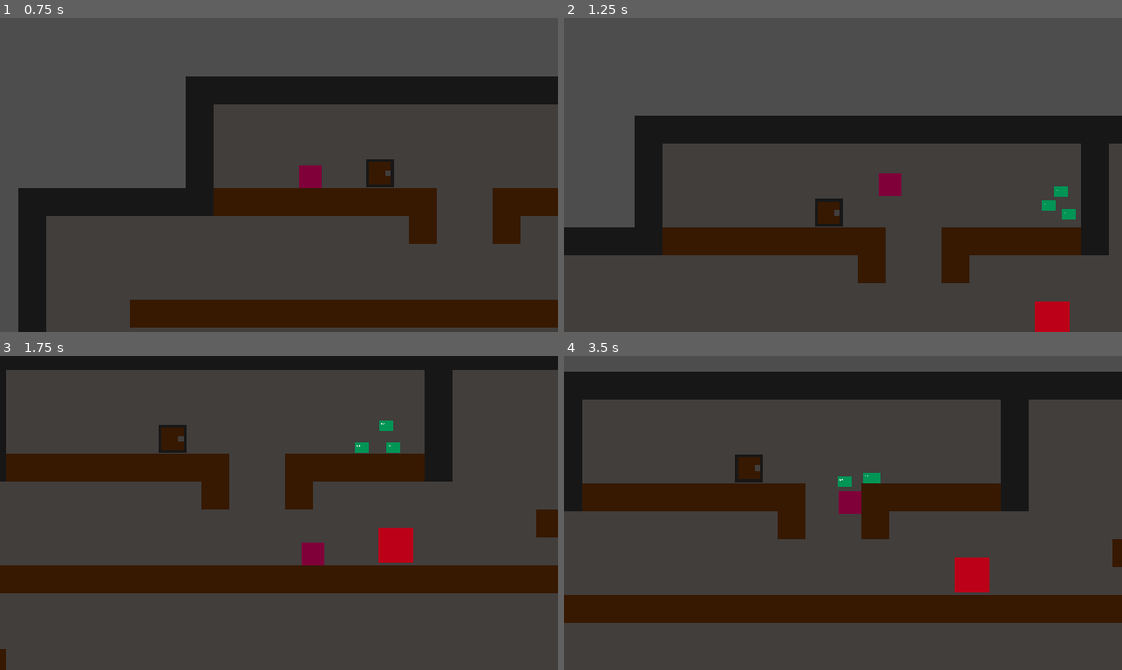
Above: before the commit, frames 1-4 (two rows, left to right).
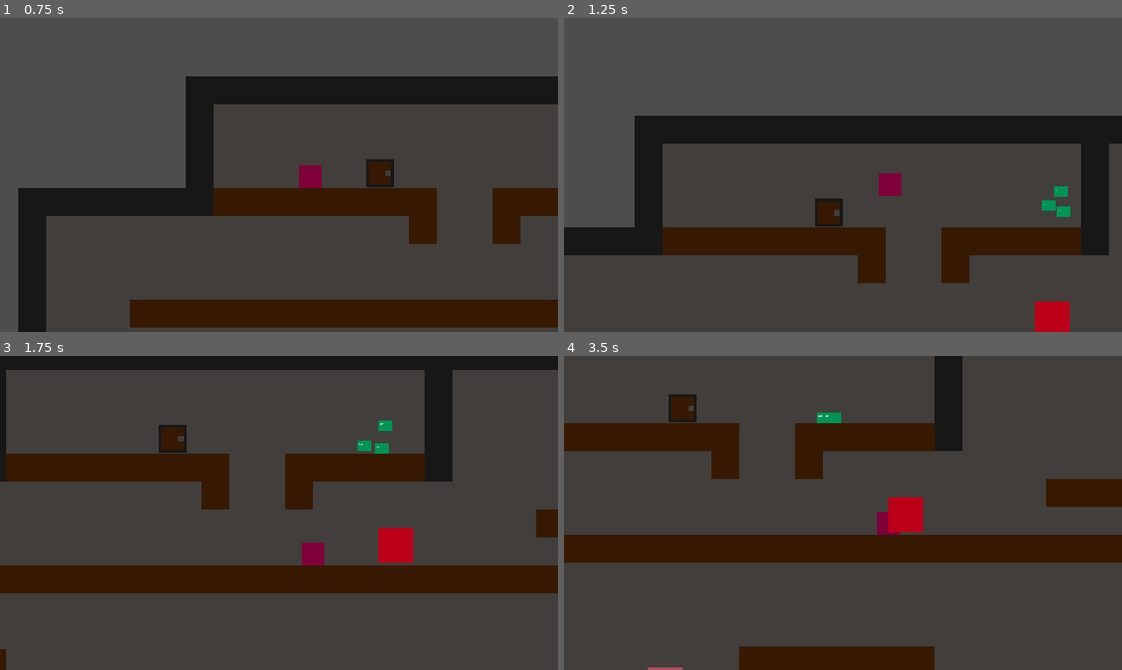
Above: after the commit, the same moments.

Repository: violetstone17/mr.-crowley
Game: Godot game, scene res://scenes/dungeon_layer.tscn
Same seed, same stepped clock (60 frames per second), same inputs: the game is played once before the commit and once after it.
Inputs (mouse positions are in pixels of both pictures, inside the frame that each line leads up to):
- Up to frame 1 (0.75 s): move the mouse to (401, 159) at 0.52 s; hold D (moveRight) from 0.53 s (still down); click (401, 159) at 0.6 s
- Up to frame 2 (1.25 s): keep holding D (moveRight); tap Space (jump) at 0.77 s
- Up to frame 3 (1.75 s): keep holding D (moveRight); move the mouse to (167, 528) at 1.27 s; click (167, 528) at 1.35 s; tap Space (jump) at 1.52 s
- Up to frame 4 (3.5 s): move the mouse to (898, 443) at 2.02 s; release D (moveRight) at 2.03 s; hold A (moveLeft) 2.03-2.78 s; click (898, 443) at 2.1 s; move the mouse to (815, 575) at 2.77 s; hold D (moveRight) from 2.78 s (still down); click (815, 575) at 2.85 s; tap Space (jump) at 3.02 s

Frame 1 is identical in both runs. In frame 2, less than 0.1% of the frame differs, in the area x 88-92%, y 60-65%; in frame 3, 0.2%; in frame 4, 48%, in the area x 0-100%, y 0-100%.

Commit message:
basic skeleton working. also converted to state system for enemies

Diff:
--- a/mr.-crawly/assets/basicTileSet.tres
+++ b/mr.-crawly/assets/basicTileSet.tres
@@ -14,4 +14,5 @@
 [resource]
 tile_size = Vector2i(32, 32)
 physics_layer_0/collision_layer = 1
+physics_layer_0/collision_mask = 0
 sources/0 = SubResource("TileSetAtlasSource_8f742")
--- a/mr.-crawly/scenes/door.tscn
+++ b/mr.-crawly/scenes/door.tscn
@@ -18,13 +18,14 @@
 
 [node name="StaticBody2D" type="StaticBody2D" parent="." unique_id=1344824776]
 visible = false
-collision_mask = 32
+collision_mask = 0
 
 [node name="CollisionShape2D" type="CollisionShape2D" parent="StaticBody2D" unique_id=1097943523]
 position = Vector2(160, 160)
 shape = SubResource("RectangleShape2D_w600r")
 
 [node name="Area2D" type="Area2D" parent="." unique_id=1610544103]
+collision_layer = 0
 collision_mask = 32
 
 [node name="CollisionShape2D" type="CollisionShape2D" parent="Area2D" unique_id=2142554718]
--- a/mr.-crawly/scenes/dungeon_layer.tscn
+++ b/mr.-crawly/scenes/dungeon_layer.tscn
@@ -3,6 +3,7 @@
 [ext_resource type="TileSet" uid="uid://dp0cjmrl8b0f1" path="res://assets/basicTileSet.tres" id="1_w1tr2"]
 [ext_resource type="PackedScene" uid="uid://cf82iijems8mo" path="res://scenes/player.tscn" id="2_35015"]
 [ext_resource type="PackedScene" uid="uid://bi7cnf77vddk7" path="res://scenes/door.tscn" id="3_35015"]
+[ext_resource type="PackedScene" uid="uid://bsq74d40nqxn" path="res://scenes/enemyScenes/skeleton.tscn" id="3_nhw2d"]
 [ext_resource type="PackedScene" uid="uid://b0aojr1olpe3u" path="res://scenes/enemyScenes/dummy_enemy.tscn" id="4_8f742"]
 [ext_resource type="PackedScene" uid="uid://hysvku473crl" path="res://scenes/enemyScenes/bat.tscn" id="5_5kepm"]
 
@@ -17,6 +18,8 @@
 [node name="door" parent="top down level" unique_id=604020864 instance=ExtResource("3_35015")]
 position = Vector2(-192, 1025)
 scale = Vector2(0.1, 0.1)
+
+[node name="skeleton" parent="top down level" unique_id=2016341882 instance=ExtResource("3_nhw2d")]
 
 [node name="side view level" type="TileMapLayer" parent="." unique_id=1924376615]
 tile_map_data = PackedByteArray("AAAAAAMAAAABAAAAAAABAAMAAAABAAAAAAACAAMAAAABAAAAAAADAAMAAAABAAAAAAAEAAMAAAABAAAAAAAFAA …(13728 unchanged characters)…
@@ -44,4 +47,8 @@
 position = Vector2(443, 71)
 
 [node name="bat3" parent="." unique_id=336178983 instance=ExtResource("5_5kepm")]
-position = Vector2(466, 81)
+position = Vector2(460, 78)
+
+[node name="skeleton" parent="." unique_id=2009162983 instance=ExtResource("3_nhw2d")]
+position = Vector2(171, 396)
+speed = 50.0
--- a/mr.-crawly/scenes/enemyScenes/bat.tscn
+++ b/mr.-crawly/scenes/enemyScenes/bat.tscn
@@ -76,7 +76,8 @@
 
 [node name="hitbox" type="Area2D" parent="." unique_id=1408489893]
 collision_layer = 16
-collision_mask = 8
+collision_mask = 0
+monitoring = false
 script = ExtResource("2_ahuk6")
 
 [node name="CollisionShape2D" type="CollisionShape2D" parent="hitbox" unique_id=1511659586]
@@ -86,14 +87,14 @@
 
 [node name="attackRange" type="Area2D" parent="." unique_id=875451667]
 collision_layer = 0
-collision_mask = 40
+collision_mask = 32
 
 [node name="CollisionShape2D" type="CollisionShape2D" parent="attackRange" unique_id=1522064390]
 shape = SubResource("CircleShape2D_p01cl")
 
 [node name="batSelfCollision" type="Area2D" parent="." unique_id=1049483374]
-collision_layer = 64
-collision_mask = 64
+collision_layer = 128
+collision_mask = 128
 
 [node name="CollisionShape2D" type="CollisionShape2D" parent="batSelfCollision" unique_id=252824571]
 position = Vector2(-2.25, 0)
--- a/mr.-crawly/scenes/enemyScenes/dummy_enemy.tscn
+++ b/mr.-crawly/scenes/enemyScenes/dummy_enemy.tscn
@@ -10,7 +10,6 @@
 
 [node name="dummyenemy" type="CharacterBody2D" unique_id=356996311]
 collision_layer = 64
-collision_mask = 33
 script = ExtResource("1_qea5b")
 
 [node name="CollisionShape2D" type="CollisionShape2D" parent="." unique_id=1876167392]
--- a/mr.-crawly/scenes/enemyScenes/enemyBase.tscn
+++ b/mr.-crawly/scenes/enemyScenes/enemyBase.tscn
@@ -1,35 +1,58 @@
 [gd_scene format=3 uid="uid://bfmcf4fvqwjfh"]
 
 [ext_resource type="Script" uid="uid://b1vrn0c40lin0" path="res://scripts/enemyScripts/enemyBase.gd" id="1_x26w2"]
+[ext_resource type="Script" uid="uid://b6m7nf6ypdbdo" path="res://scripts/enemyScripts/enemyHitbox.gd" id="2_khh3r"]
 
 [sub_resource type="RectangleShape2D" id="RectangleShape2D_x26w2"]
-size = Vector2(26, 26)
+size = Vector2(40, 40)
 
 [sub_resource type="RectangleShape2D" id="RectangleShape2D_v2w87"]
+size = Vector2(44, 44)
 
 [sub_resource type="RectangleShape2D" id="RectangleShape2D_65c10"]
+size = Vector2(40, 40)
 
 [sub_resource type="CircleShape2D" id="CircleShape2D_2f2yh"]
-radius = 32.01562
+radius = 82.05486
 
 [sub_resource type="CircleShape2D" id="CircleShape2D_w600r"]
-radius = 19.0
+radius = 32.0
 
 [node name="enemyBase" type="CharacterBody2D" unique_id=2016341882]
 collision_layer = 64
 script = ExtResource("1_x26w2")
 
+[node name="ColorRect" type="ColorRect" parent="." unique_id=1477595141]
+anchors_preset = 8
+anchor_left = 0.5
+anchor_top = 0.5
+anchor_right = 0.5
+anchor_bottom = 0.5
+offset_left = -20.0
+offset_top = -20.0
+offset_right = 20.0
+offset_bottom = 20.0
+grow_horizontal = 2
+grow_vertical = 2
+pivot_offset = Vector2(20, 20)
+color = Color(0.61294425, 0.4002184, 0, 1)
+
 [node name="CollisionShape2D" type="CollisionShape2D" parent="." unique_id=39825983]
+visible = false
 shape = SubResource("RectangleShape2D_x26w2")
 
 [node name="hitbox" type="Area2D" parent="." unique_id=1066195651]
+visible = false
 collision_layer = 16
-collision_mask = 8
+collision_mask = 0
+monitoring = false
+script = ExtResource("2_khh3r")
 
 [node name="CollisionShape2D" type="CollisionShape2D" parent="hitbox" unique_id=291556913]
 shape = SubResource("RectangleShape2D_v2w87")
 
 [node name="hurtbox" type="Area2D" parent="." unique_id=1024307368]
+visible = false
 collision_layer = 2
 collision_mask = 0
 
@@ -37,6 +60,7 @@
 shape = SubResource("RectangleShape2D_65c10")
 
 [node name="detectionBox" type="Area2D" parent="." unique_id=981526474]
+visible = false
 collision_layer = 0
 collision_mask = 32
 
@@ -44,6 +68,7 @@
 shape = SubResource("CircleShape2D_2f2yh")
 
 [node name="attackRange" type="Area2D" parent="." unique_id=1597080338]
+visible = false
 collision_layer = 0
 collision_mask = 32
 
--- /dev/null
+++ b/mr.-crawly/scenes/enemyScenes/skeleton.tscn
@@ -0,0 +1,14 @@
+[gd_scene format=3 uid="uid://bsq74d40nqxn"]
+
+[ext_resource type="PackedScene" uid="uid://bfmcf4fvqwjfh" path="res://scenes/enemyScenes/enemyBase.tscn" id="1_xg6vg"]
+[ext_resource type="Script" uid="uid://boy35y6wlvx5m" path="res://scripts/enemyScripts/enemies/skeleton.gd" id="2_4fyxr"]
+
+[node name="skeleton" unique_id=2016341882 instance=ExtResource("1_xg6vg")]
+script = ExtResource("2_4fyxr")
+riseTime = 1.0
+
+[node name="ColorRect" parent="." index="0" unique_id=1477595141]
+color = Color(0.69897354, 0.29908425, 0.37881786, 1)
+
+[node name="hurtbox" parent="." index="3" unique_id=1024307368]
+collision_mask = 4
--- a/mr.-crawly/scenes/player.tscn
+++ b/mr.-crawly/scenes/player.tscn
@@ -1,7 +1,7 @@
 [gd_scene format=3 uid="uid://cf82iijems8mo"]
 
 [ext_resource type="Script" uid="uid://ibsragkvrd53" path="res://scripts/playerScripts/player.gd" id="1_3vyb7"]
-[ext_resource type="Script" uid="uid://c7bdfhjm3omk0" path="res://scripts/playerHitbox.gd" id="2_g2els"]
+[ext_resource type="Script" uid="uid://c7bdfhjm3omk0" path="res://scripts/playerScripts/playerHitbox.gd" id="2_g2els"]
 
 [sub_resource type="RectangleShape2D" id="RectangleShape2D_w600r"]
 size = Vector2(40, 40)
@@ -14,9 +14,8 @@
 
 [node name="player" type="CharacterBody2D" unique_id=902986622]
 collision_layer = 32
-collision_mask = 65
 script = ExtResource("1_3vyb7")
-health = 10
+health = 100000
 
 [node name="CollisionShape2D" type="CollisionShape2D" parent="." unique_id=250806966]
 position = Vector2(20, 20)
@@ -33,7 +32,8 @@
 
 [node name="hitbox" type="Area2D" parent="." unique_id=442933771]
 collision_layer = 4
-collision_mask = 2
+collision_mask = 0
+monitoring = false
 script = ExtResource("2_g2els")
 
 [node name="CollisionShape2D" type="CollisionShape2D" parent="hitbox" unique_id=887325072]
--- a/mr.-crawly/scripts/enemyScripts/enemies/bat.gd
+++ b/mr.-crawly/scripts/enemyScripts/enemies/bat.gd
@@ -2,7 +2,7 @@
 
 # Called when the node enters the scene tree for the first time.
 func _ready() -> void:
-	speed = 100.0 + randf_range(0.0, 5.0)
+	speed = 100.0 + randf_range(-10.0, 10.0)
 	enemyStrength = 5
 	#call to initalize everything together
 	super()
--- a/mr.-crawly/scripts/enemyScripts/enemies/skeleton.gd
+++ b/mr.-crawly/scripts/enemyScripts/enemies/skeleton.gd
@@ -1 +1,33 @@
-extends "res://scripts/enemyScripts/enemyBase.gd"
+extends EnemyBase
+
+@export var riseTime: float = 1.0
+
+func _ready() -> void:
+	super()
+	state = State.RISE
+	_startRise()
+
+func _startRise() -> void:
+	# graybox visual: swap "$Sprite" for your actual node
+	# $Sprite.position.y = 24
+	# create_tween().tween_property($Sprite, "position:y", 0, riseTime)
+	await get_tree().create_timer(riseTime).timeout
+	if not is_inside_tree() or state != State.RISE:
+		return
+	# the detection area may have already spotted the player while rising
+	changeState(State.CHASE if player else State.PATROL)
+
+func _updateBehavior(delta: float) -> void:
+	match state:
+		State.RISE:
+			pass
+		State.PATROL:
+			if player:
+				changeState(State.CHASE)
+		State.CHASE:
+			if not player:
+				changeState(State.PATROL)
+				return
+			chase()
+			if playerInRange and attackCooldown == 0.0:
+				attack()
--- a/mr.-crawly/scripts/enemyScripts/enemyBase.gd
+++ b/mr.-crawly/scripts/enemyScripts/enemyBase.gd
@@ -24,6 +24,8 @@
 var player: Node2D = null
 var playerInRange: bool = false
 
+enum State { RISE, PATROL, CHASE, ATTACK, HURT, DEAD }
+var state: State = State.PATROL
 
 
 # Called when the node enters the scene tree for the first time.
@@ -42,6 +44,9 @@
 # Called every frame. 'delta' is the elapsed time since the previous frame.
 func _process(delta: float) -> void:
 	attackCooldown = max(0.0, attackCooldown - delta)
+	_updateBehavior(delta)
+
+func _updateBehavior(d: float) -> void:
 	if player:
 		#print("chasing player")
 		chase()
@@ -49,8 +54,11 @@
 		if playerInRange and attackCooldown == 0.0:
 			#print("in attack range")
 			attack()
-	else:
-		pass
+
+func changeState(newState: State) -> void:
+	if state == newState:
+		return
+	state = newState
 
 func _onAttackRangeEntered(b: Node2D) -> void:
 	#print(b, " has entered range")
@@ -62,6 +70,8 @@
 		playerInRange = false
 
 func _onHurtboxAreaEntered(area: Node2D) -> void:
+	print(name, " hurtbox touched by ", area.name, " | has damage: ", "damage" in area)
+
 	if "damage" in area:
 		takeDamage(area.damage)
 
@@ -87,7 +97,6 @@
 	##    by exporting it like the others.
 	#await get_tree().create_timer(0.15).timeout
 	#attackShape.set_deferred("disabled", true)
-
 	attackCooldown = attackCooldownTime
 	hitbox.damage = enemyStrength
 	#dprint("BAT SWING: shape enabled, damage = ", hitbox.damage)
@@ -112,6 +121,9 @@
 
 #universal take damage function
 func takeDamage(amount: int) -> void:
+	print(name, " takeDamage called, state = ", state)
+	if state == State.RISE or state == State.DEAD:
+		return #invulnerable while rising and dead
 	currentHealth -= amount
 	print(name, " took ", amount, " damage. Health: ", currentHealth)
 	if currentHealth <= 0:
--- a/mr.-crawly/scripts/playerScripts/player.gd
+++ b/mr.-crawly/scripts/playerScripts/player.gd
@@ -5,7 +5,7 @@
 @export var baseAttackDamage: int = 10
 @export var attackCooldownTime: float = 0.5 #seconds between swings
 @export var health: int = 100
-@export var iframeDuration: float = 5
+@export var iframeDuration: float = 0.5
 
 # --- STATE
 var attackCooldown: float = 0.0 	#counts down to 0; 0 means 'can attack'
Not shown, changed: mr.-crawly/scripts/enemyScripts/enemies/skeleton.gd.uid
Renamed: mr.-crawly/scripts/playerHitbox.gd -> mr.-crawly/scripts/playerScripts/playerHitbox.gd
Renamed: mr.-crawly/scripts/playerHitbox.gd.uid -> mr.-crawly/scripts/playerScripts/playerHitbox.gd.uid
